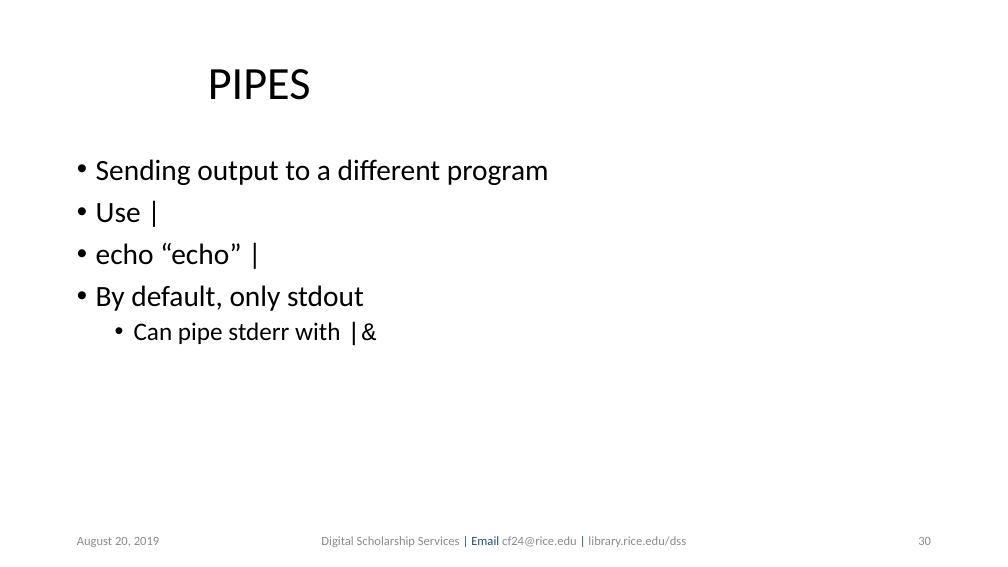
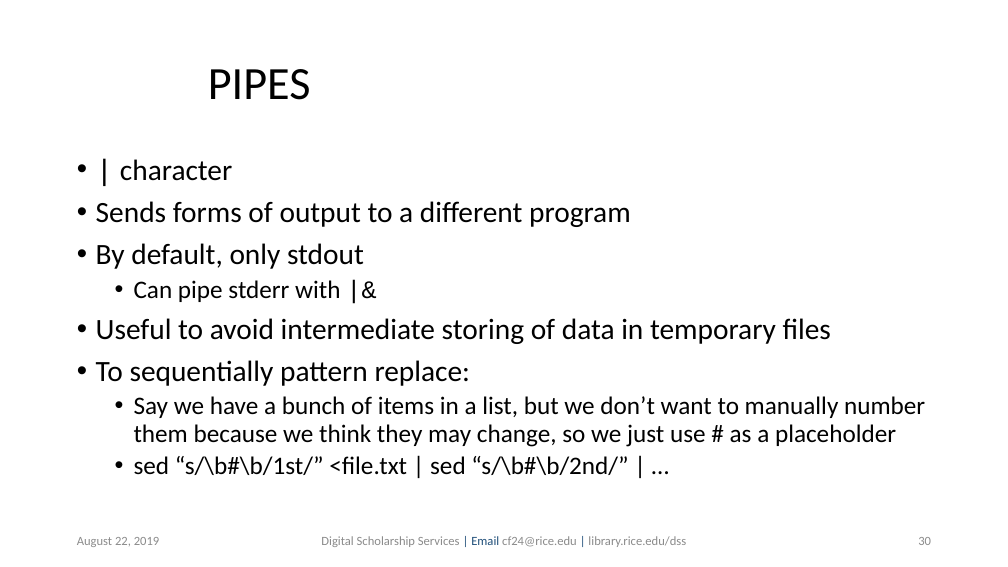
Before and after one commit to bakitybacon/rice-data-and-donuts, a slide deck: slide 30 of bash/Introduction to Bash.pptx. Drawn at 1008x567 pixels with LibreOffice and Linux fonts; fonts in the diff are those of the drawing; background and template pictures are left out. Boxes give left, top, right and bottom in pixels: in the first picture for what was removed or moved away, otherwise in the second. Text is boxed around its words. In the diff, an @@ line names an element or a change of style, - is before the commit and + after.

Commit message:
more on pipes and pattern matching

```diff
--- a/bash/Introduction to Bash.pptx
+++ b/bash/Introduction to Bash.pptx
@@ text at (96,159,631,227): text changed @@
-• Sending output to a different program
-• Use |
-• echo “echo” |
+• | character
+• Sends forms of output to a different program
@@ text at (96,318,925,475): paragraphs added @@
+• Useful to avoid intermediate storing of data in temporary files
+• To sequentially pattern replace:
+  • Say we have a bunch of items in a list, but we don’t want to manually number them because we think they may change, so we just use # as a placeholder
+  • sed “s/\b#\b/1st/” <file.txt | sed “s/\b#\b/2nd/” | …
@@ text at (77,537,160,547): text changed @@
-August 20, 2019
+August 22, 2019
```
Also in this commit, not shown: 47 other slides changed.
